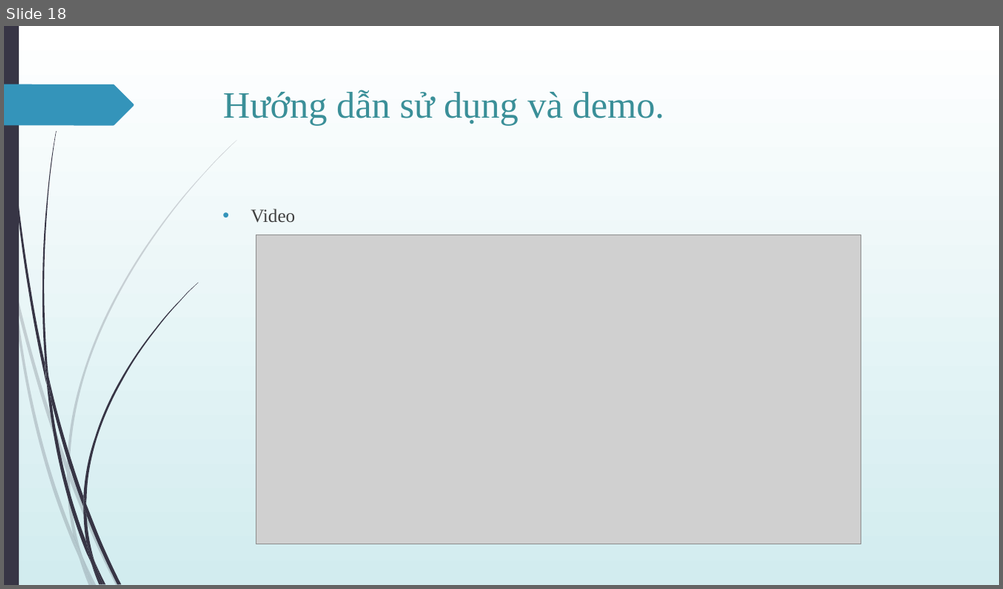
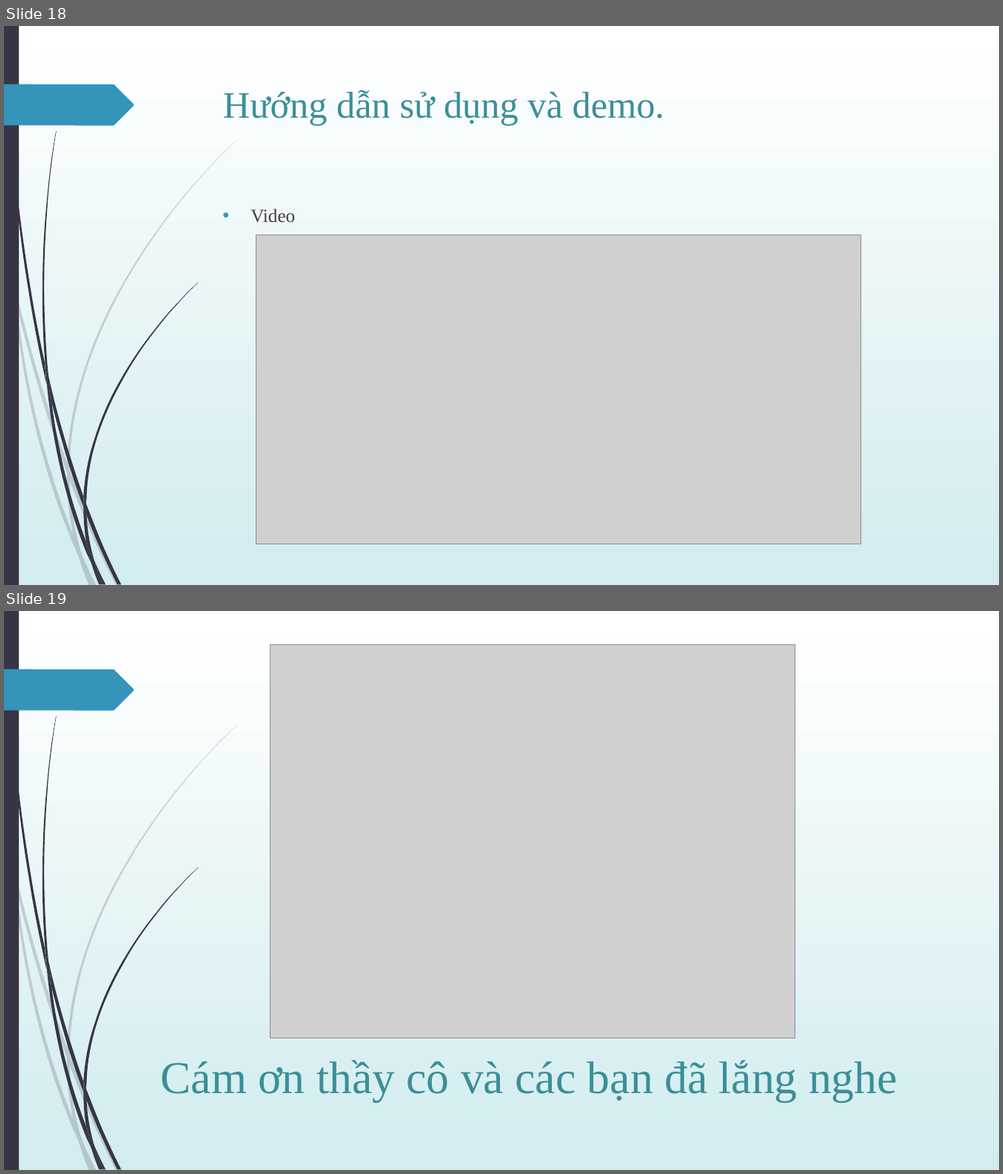
Before and after one commit to Nguyen257/-UDPT-TH2013-Seminar-React-Redux, a slide deck: Giới-thiệu-về-React-Redux.pptx. Shown one above the other, each under a label of ours: slide 18 before the commit, slides 18 and 19 after it. The pictures are 1003x589 and 1003x1174 pixels, drawn with LibreOffice and Linux fonts; fonts in the diff are those of the drawing; grey boxes stand for pictures. Boxes give left, top, right and bottom in pixels: in the first picture for what was removed or moved away, otherwise in the second. Text is boxed around its words. In the diff, an @@ line names an element or a change of style, - is before the commit and + after.

Commit message:
Update slide cảm ơn

```diff
--- a/Giới-thiệu-về-React-Redux.pptx
+++ b/Giới-thiệu-về-React-Redux.pptx
@@ slide 19 added at [4,611,999,1170], background gradient #FFFFFF to #D2EDF0; not listed: 24 template elements that a slide beside it also shows @@
@@ picture added at [270,644,795,1039] @@
@@ title added at [161,1060,897,1102], 44 pt, text #3A8F98 @@
+Cám ơn thầy cô và các bạn đã lắng nghe
```
